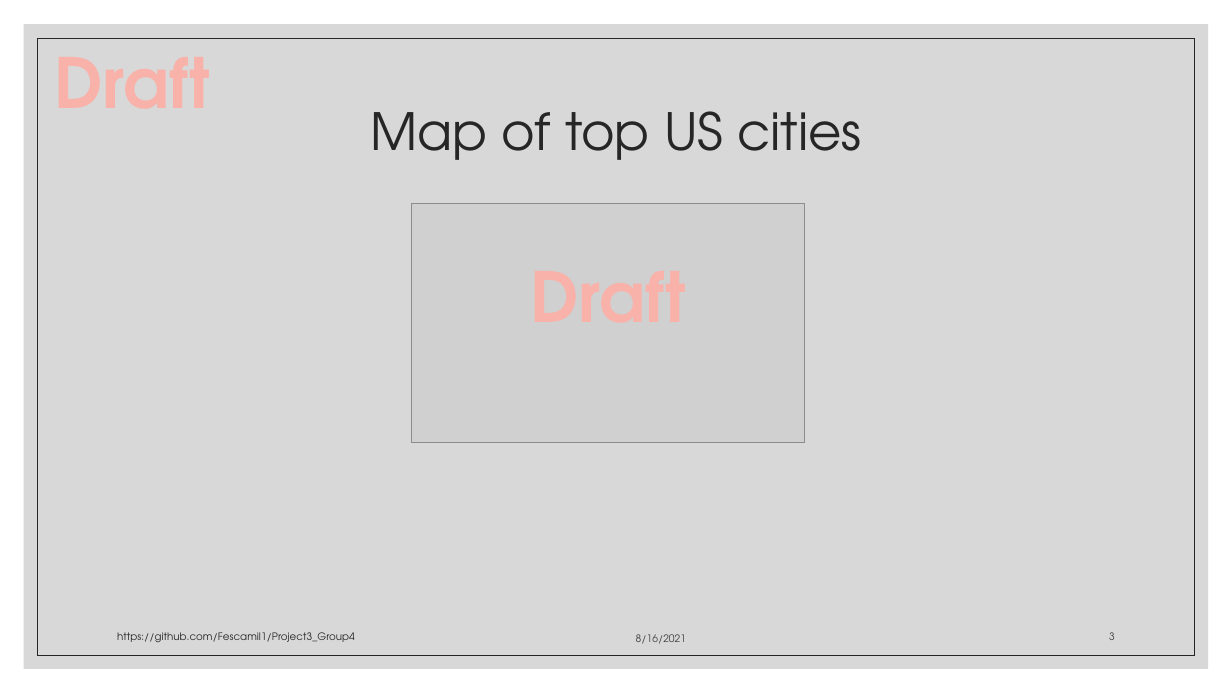
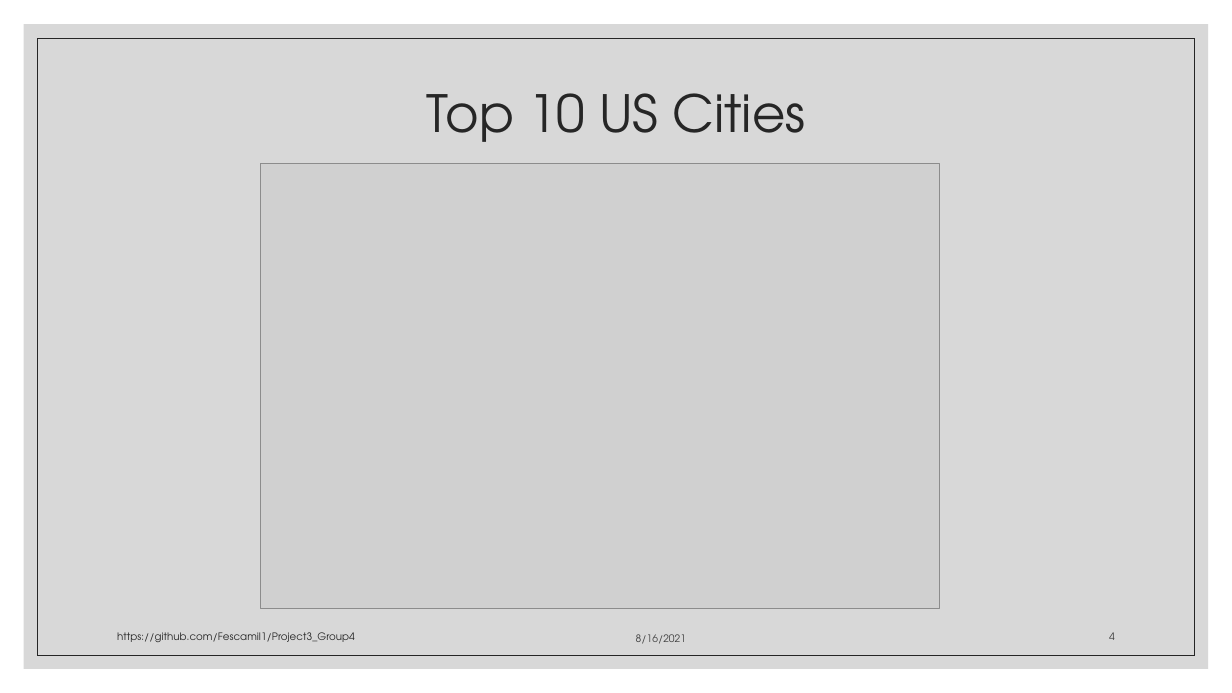
Before and after one commit to Fescamil1/Project3_Group4, a slide deck: slide 4 of Presentation.pptx (slide 3 before the commit). Drawn at 1232x693 pixels with LibreOffice and Linux fonts; fonts in the diff are those of the drawing; grey boxes stand for pictures. Boxes give left, top, right and bottom in pixels: in the first picture for what was removed or moved away, otherwise in the second. Text is boxed around its words. In the diff, an @@ line names an element or a change of style, - is before the commit and + after.

```diff
--- a/Presentation.pptx
+++ b/Presentation.pptx
@@ text removed at (54,38,210,109) @@
-Draft
@@ title at (426,93,806,142): text changed @@
-Map of top US cities
+Top 10 US Cities
@@ picture added at (261,164,940,609) @@
@@ picture removed at (412,203,805,442) @@
@@ page number at (1109,632,1115,640): text changed @@
-3
+4
```
Also in this commit, not shown: 5 other slides changed, 2 slides added.
